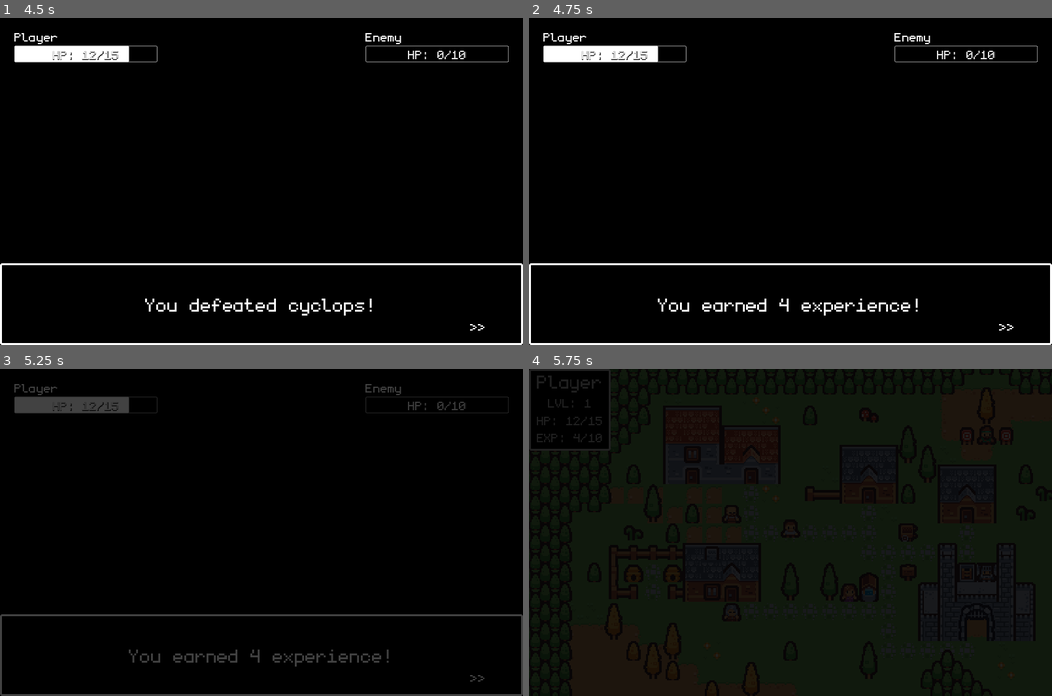
Above: before the commit, frames 1-4 (two rows, left to right).
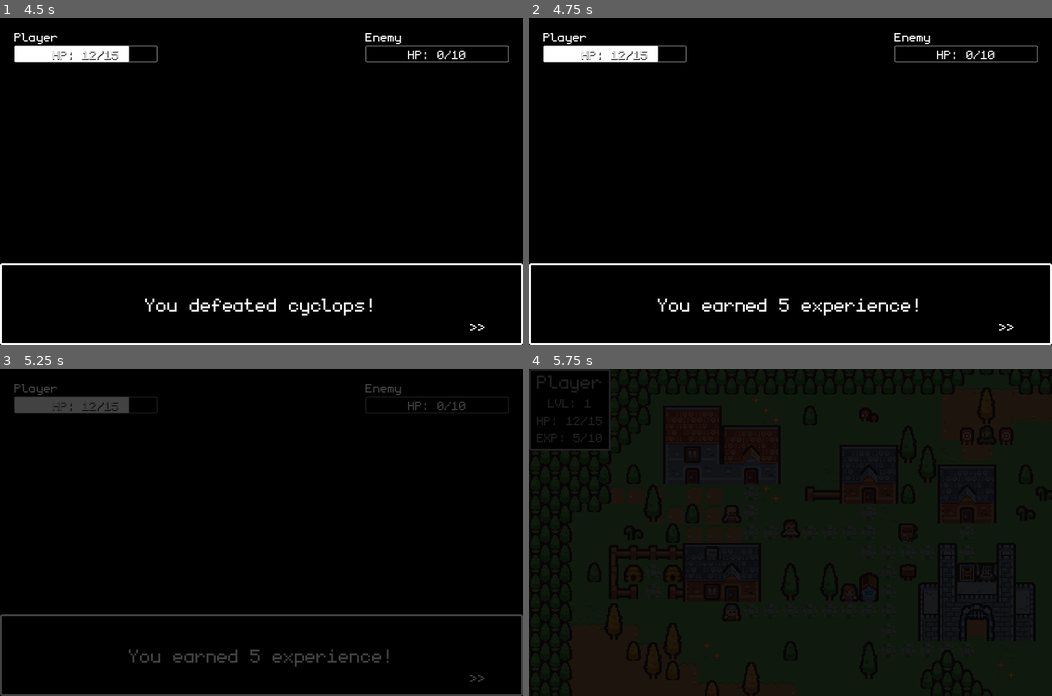
Above: after the commit, the same moments.

Repository: Teeohbee/TinyTown
Game: Godot game, scene res://scenes/battle.tscn
Two runs of this game, one before a commit and one after it. Both use one fixed random seed, a clock stepped at 60 frames per second and the inputs below. This scene is started directly instead of the project's main scene.
Inputs:
- Up to frame 1 (4.5 s): tap Enter (ui_accept) at 0.5, 0.77, 1.25, 1.52, 2, 2.75, 3.02, 3.5, 3.77 s; hold Up (ui_up) 0.53-2.03 s; hold Left (ui_left) 2.03-3.53 s; hold Down (ui_down) 3.53-4.28 s; hold Right (ui_right) from 4.28 s (still down)
- Up to frame 2 (4.75 s): keep holding Right (ui_right); tap Enter (ui_accept) at 4.52 s
- Up to frame 3 (5.25 s): tap Enter (ui_accept) at 5 s; release Right (ui_right) at 5.03 s; hold Up (ui_up) from 5.03 s (still down)
- Up to frame 4 (5.75 s): keep holding Up (ui_up)

Frame 1 is identical in both runs. In frame 2, less than 0.1% of the frame differs, in the area x 47-50%, y 85-90%; in frame 3, less than 0.1%; in frame 4, less than 0.1%.

Commit message:
Add wizard battle scene

Diff:
--- a/scenes/cyclops.tscn
+++ b/scenes/enemies/cyclops.tscn
@@ -1,7 +1,7 @@
 [gd_scene load_steps=8 format=3 uid="uid://c7wb3e8o8tmk2"]
 
-[ext_resource type="Texture2D" uid="uid://6asn0p6g5f6x" path="res://assets/tile_0109.png" id="1_3fp6q"]
-[ext_resource type="Script" path="res://scripts/enemy.gd" id="2_k7ada"]
+[ext_resource type="Texture2D" uid="uid://6asn0p6g5f6x" path="res://assets/tile_0109.png" id="1_db70j"]
+[ext_resource type="Script" path="res://scripts/enemies/cyclops.gd" id="2_3jo2j"]
 
 [sub_resource type="Animation" id="Animation_1uaxp"]
 length = 0.001
@@ -87,7 +87,7 @@
 "takes_damage": SubResource("Animation_h2fn0")
 }
 
-[node name="Enemy" type="TextureRect"]
+[node name="Cyclops" type="TextureRect"]
 anchors_preset = 8
 anchor_left = 0.5
 anchor_top = 0.5
@@ -101,8 +101,8 @@
 grow_vertical = 2
 scale = Vector2(16, 16)
 pivot_offset = Vector2(8, 16)
-texture = ExtResource("1_3fp6q")
-script = ExtResource("2_k7ada")
+texture = ExtResource("1_db70j")
+script = ExtResource("2_3jo2j")
 
 [node name="AnimationPlayer" type="AnimationPlayer" parent="."]
 libraries = {
--- /dev/null
+++ b/scenes/enemies/wizard.tscn
@@ -0,0 +1,110 @@
+[gd_scene load_steps=8 format=3 uid="uid://sn6kjufkvgfd"]
+
+[ext_resource type="Texture2D" uid="uid://4gghjp7rdeth" path="res://assets/tile_0084.png" id="1_kl4jb"]
+[ext_resource type="Script" path="res://scripts/enemies/wizard.gd" id="2_n1url"]
+
+[sub_resource type="Animation" id="Animation_1uaxp"]
+length = 0.001
+tracks/0/type = "value"
+tracks/0/imported = false
+tracks/0/enabled = true
+tracks/0/path = NodePath(".:scale")
+tracks/0/interp = 1
+tracks/0/loop_wrap = true
+tracks/0/keys = {
+"times": PackedFloat32Array(0),
+"transitions": PackedFloat32Array(1),
+"update": 0,
+"values": [Vector2(16, 16)]
+}
+tracks/1/type = "value"
+tracks/1/imported = false
+tracks/1/enabled = true
+tracks/1/path = NodePath(".:self_modulate")
+tracks/1/interp = 1
+tracks/1/loop_wrap = true
+tracks/1/keys = {
+"times": PackedFloat32Array(0),
+"transitions": PackedFloat32Array(1),
+"update": 0,
+"values": [Color(1, 1, 1, 1)]
+}
+
+[sub_resource type="Animation" id="Animation_xly4w"]
+resource_name = "death"
+length = 0.3
+tracks/0/type = "value"
+tracks/0/imported = false
+tracks/0/enabled = true
+tracks/0/path = NodePath(".:self_modulate")
+tracks/0/interp = 2
+tracks/0/loop_wrap = true
+tracks/0/keys = {
+"times": PackedFloat32Array(0, 0.3),
+"transitions": PackedFloat32Array(1, 1),
+"update": 0,
+"values": [Color(1, 1, 1, 1), Color(1, 1, 1, 0)]
+}
+
+[sub_resource type="Animation" id="Animation_2b4to"]
+resource_name = "intro"
+length = 0.6
+tracks/0/type = "value"
+tracks/0/imported = false
+tracks/0/enabled = true
+tracks/0/path = NodePath(".:scale")
+tracks/0/interp = 1
+tracks/0/loop_wrap = true
+tracks/0/keys = {
+"times": PackedFloat32Array(0, 0.2, 0.3, 0.4, 0.5, 0.6),
+"transitions": PackedFloat32Array(1, 1, 1, 1, 1, 1),
+"update": 0,
+"values": [Vector2(20, 20), Vector2(20, 20), Vector2(24, 24), Vector2(20, 20), Vector2(24, 24), Vector2(20, 20)]
+}
+
+[sub_resource type="Animation" id="Animation_h2fn0"]
+resource_name = "takes_damage"
+length = 0.6
+step = 0.05
+tracks/0/type = "value"
+tracks/0/imported = false
+tracks/0/enabled = true
+tracks/0/path = NodePath(".:self_modulate")
+tracks/0/interp = 1
+tracks/0/loop_wrap = true
+tracks/0/keys = {
+"times": PackedFloat32Array(0, 0.1, 0.2, 0.3, 0.4, 0.5, 0.6),
+"transitions": PackedFloat32Array(1, 1, 1, 1, 1, 1, 1),
+"update": 1,
+"values": [Color(1, 1, 1, 1), Color(1, 1, 1, 0), Color(1, 1, 1, 1), Color(1, 1, 1, 0), Color(1, 1, 1, 1), Color(1, 1, 1, 0), Color(1, 1, 1, 1)]
+}
+
+[sub_resource type="AnimationLibrary" id="AnimationLibrary_t2xde"]
+_data = {
+"RESET": SubResource("Animation_1uaxp"),
+"death": SubResource("Animation_xly4w"),
+"intro": SubResource("Animation_2b4to"),
+"takes_damage": SubResource("Animation_h2fn0")
+}
+
+[node name="Wizard" type="TextureRect"]
+anchors_preset = 8
+anchor_left = 0.5
+anchor_top = 0.5
+anchor_right = 0.5
+anchor_bottom = 0.5
+offset_left = -8.0
+offset_top = 184.0
+offset_right = 8.0
+offset_bottom = 200.0
+grow_horizontal = 2
+grow_vertical = 2
+scale = Vector2(16, 16)
+pivot_offset = Vector2(8, 16)
+texture = ExtResource("1_kl4jb")
+script = ExtResource("2_n1url")
+
+[node name="AnimationPlayer" type="AnimationPlayer" parent="."]
+libraries = {
+"": SubResource("AnimationLibrary_t2xde")
+}
--- a/scripts/battle.gd
+++ b/scripts/battle.gd
@@ -7,9 +7,10 @@
 const WORLD_SCENE_PATH = "res://scenes/world.tscn"
 const DUNGEON_SCENE_PATH = "res://scenes/dungeon.tscn"
 
-var enemy_scene = "res://scenes/cyclops.tscn"
+var cyclops_scene = "res://scenes/enemies/cyclops.tscn"
+var wizard_scene = "res://scenes/enemies/wizard.tscn"
 
-@onready var enemy = load(enemy_scene).instantiate()
+@onready var enemy = load(cyclops_scene).instantiate()
 @onready var enemy_name = enemy.enemy_name
 
 
--- /dev/null
+++ b/scripts/enemies/wizard.gd
@@ -0,0 +1,7 @@
+extends TextureRect
+
+@export var enemy_name = "wizard"
+@export var health = 50
+@export var max_health = 50
+@export var damage = 7
+@export var experience_earned = 100
Binary file added: assets/tile_0084.png
Not shown, added: assets/tile_0084.png.import
Renamed: scripts/enemy.gd -> scripts/enemies/cyclops.gd
